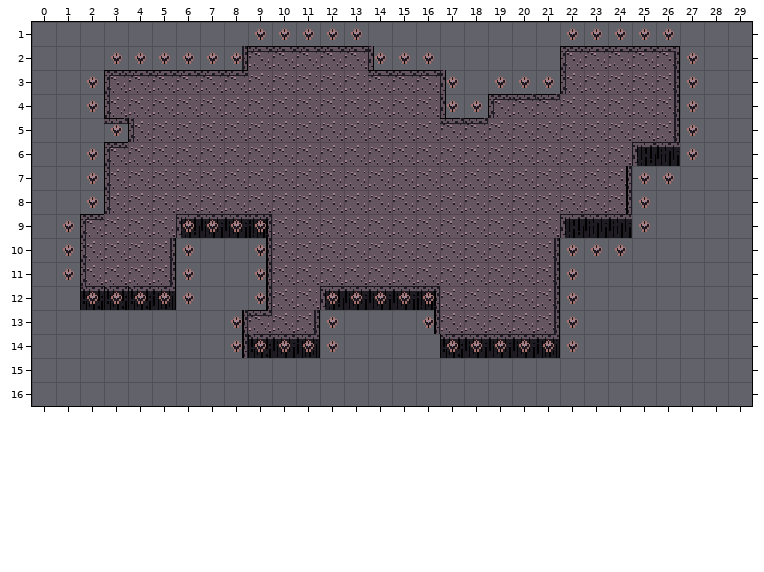
Tiled map, stored at assets/maps/map.tmx. Above: the version before the commit.
Cells are 16x16 px. Shown: x 0..29, y 1..16.
The same view after the edit:
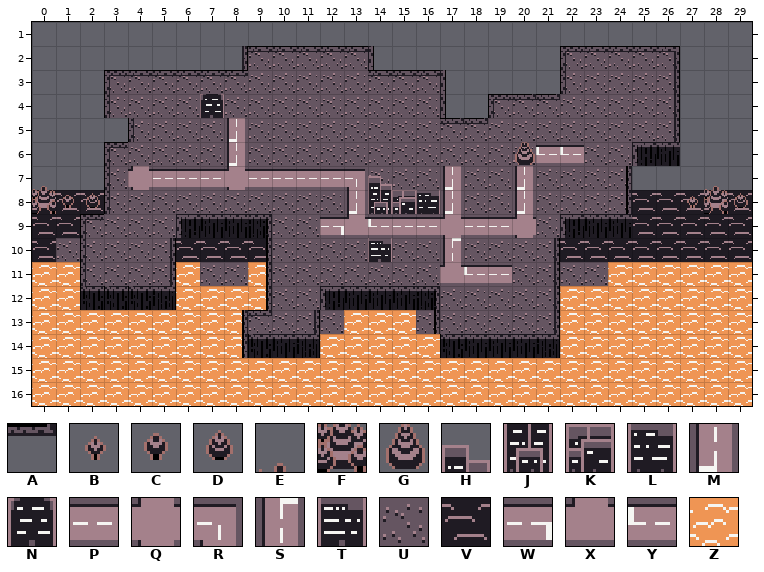
Key: from "cliff_non_col": A 375; from "env_collidables": B 197, C 198, D 199, E 200, F 230, G 258; from "env_tiles": H 156, J 186, K 187, L 188, M 189, N 190, P 217, Q 219, R 224, S 249, T 252, U 274, V 275, W 283, X 284, Y 285, Z 305.
_ is an empty cell.
Tiles replaced or removed in this view: A, B, U.
Tiles of an added or newly shown layer are drawn over the layers below it.
Diff:
Changed rows in their new state; . is an unchanged cell.
Layer "ground":
first column x 0:
 5 ........M.....................
 6 ........M............YY.......
 7 ....QPPPQPPPPR...M..M.........
 8 VVV..........M...M..M....VVVVV
 9 VV..........WXYPPQPPQ....VVVVV
10 VU....VVVV.......S....VVVVVVVV
11 ZZ....ZUUZ.......XYP..UUZZZZZZ
12 ZZ....ZZZZ............ZZZZZZZZ
13 ZZZZZZZZZ...UZZZU.....ZZZZZZZZ
14 ZZZZZZZZZ...ZZZZZ.....ZZZZZZZZ
15 ZZZZZZZZZZZZZZZZZZZZZZZZZZZZZZ
16 ZZZZZZZZZZZZZZZZZZZZZZZZZZZZZZ
Layer "ground2" (added):
first column x 0:
 7 E...........................E.
 8 FCD........................BFD
Layer "perimeter":
first column x 3:
 5 _
Layer "objects" (added):
first column x 7:
 4 N.............
 6 .............G
 7 .......H......
 8 .......JKL....
10 .......T......
Layer "col_per" (now hidden):
first column x 1:
 1 ........_____........_____.
 2 ..______.....___.........._
 3 ._.............._.___....._
 4 ._..............__........_
 5 .._......................._
 6 ._........................_
 7 ._......................__.
 8 ._......................_..
 9 _....____..............._..
10 _...._.._............___...
11 _...._.._............_.....
12 ._____.._.._____....._.....
13 ......._..._..._....._.....
14 ......._____....______.....
Boxes around the changes in both pictures, in picture pixels (x1, y1, x2, y2):
changed: (32, 28, 752, 406)
